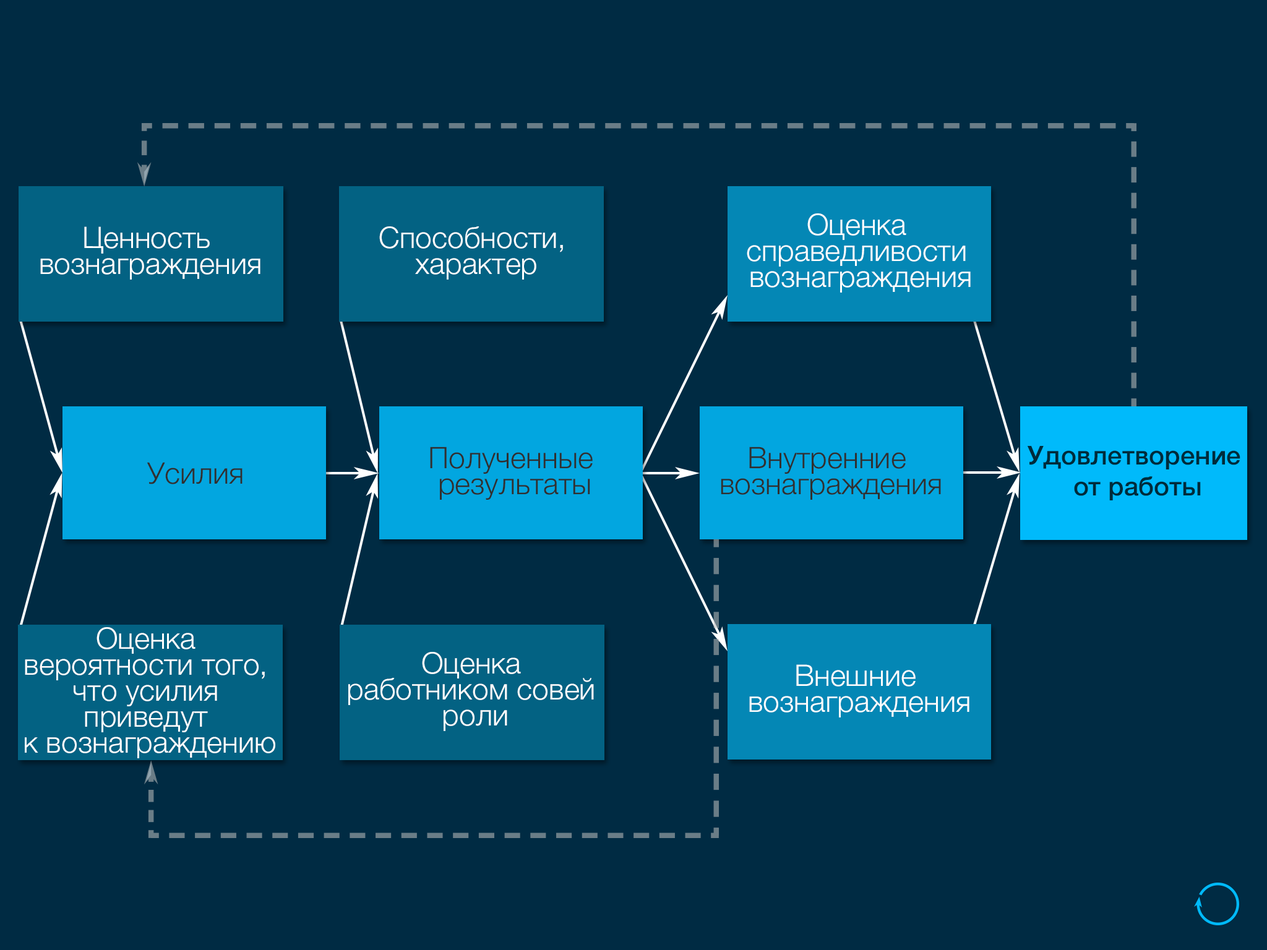
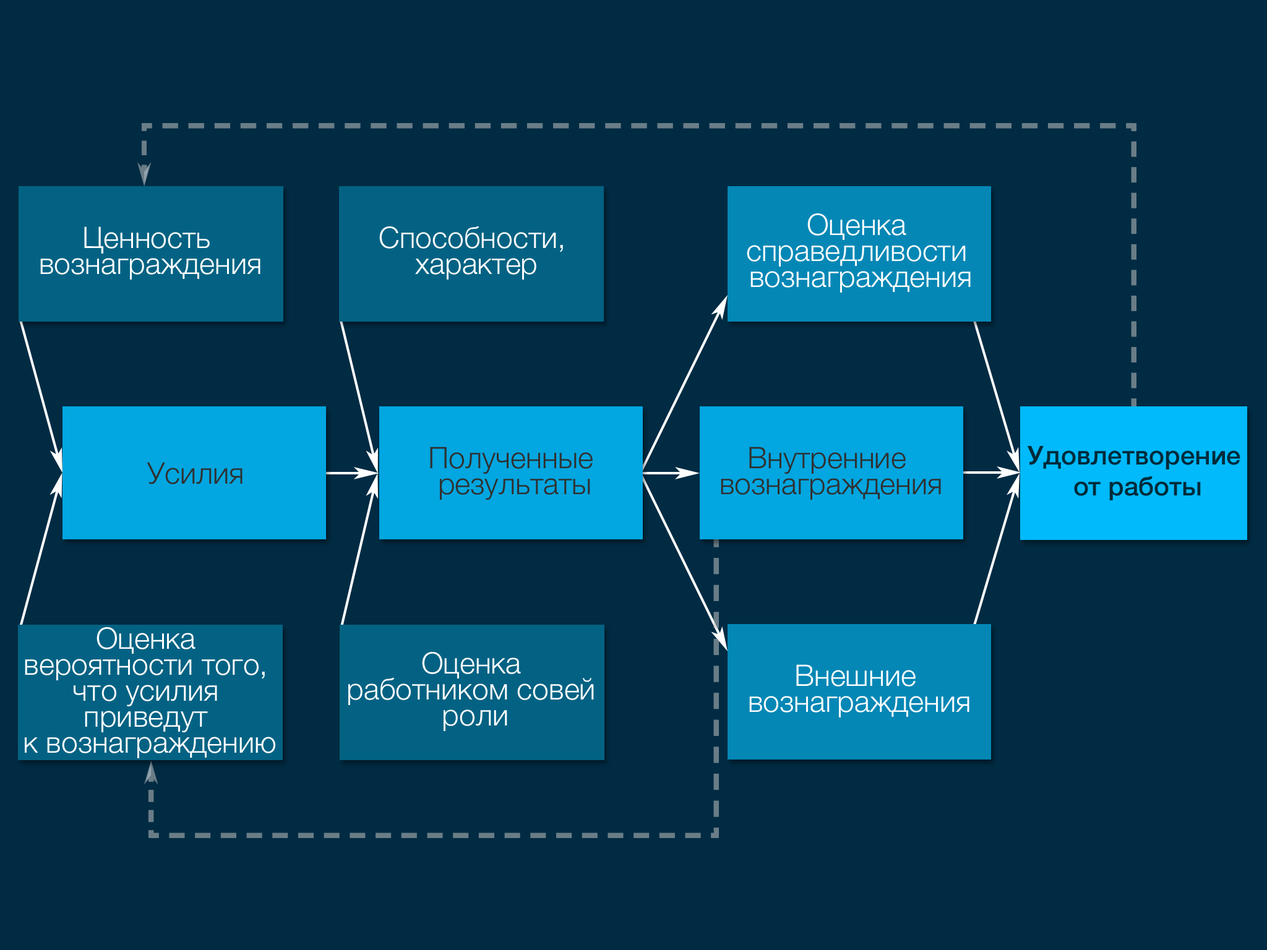
Comparing the layer stacks of the two (1267, 950) images. Changes:
renamed "Удовлетворение от работы" to "#c absolute", moved it above "#c absolute", painted on it over [1026, 445, 1241, 501]
removed layer "Rectangle 1" over [1026, 445, 1241, 501]
renamed "Ценность вознаграждения" to "#c absolute", painted on it over [40, 186, 261, 279]
renamed "Полученные результаты" to "#c absolute", painted on it over [429, 446, 593, 500]
renamed "Оценка справедливости вознаграждения" to "#c absolute", moved it above "#c absolute", painted on it over [746, 213, 971, 292]
renamed "Внутренние вознаграждения" to "#c absolute", painted on it over [713, 446, 941, 547]
renamed "Внешние вознаграждения" to "#c absolute", moved it above "#c absolute", painted on it over [749, 664, 970, 717]
renamed "Оценка вероятности того, что усилия приведут к вознагражден" to "#c absolute", moved it above "#c absolute", painted on it over [24, 627, 276, 768]
renamed "Способности, характер" to "#c absolute", moved it above "#c absolute", painted on it over [379, 226, 563, 275]
renamed "Оценка работником совей роли" to "#c absolute", moved it above "#line absolute", painted on it over [348, 651, 594, 727]
renamed "Vector Smart Object" to "#line absolute", moved it above "#line absolute", painted on it over [137, 128, 971, 292]
removed layer "Rectangle 1 copy 24" over [40, 186, 261, 279]
removed layer "Rectangle 1 copy 23" over [379, 226, 563, 275]
removed layer "Rectangle 1 copy 22" over [24, 627, 276, 758]
removed layer "Rectangle 1 copy 14" over [348, 651, 594, 727]
removed layer "Rectangle 1 copy 21" over [749, 664, 970, 717]
removed layer "Rectangle 1 copy 3" over [746, 213, 971, 292]
removed layer "Rectangle 1 copy" over [720, 446, 941, 500]
renamed "Vector Smart Object1" to "#line absolute", painted on it over [144, 539, 719, 833]
removed layer "Layer 0" over [24, 128, 1241, 926]
…and 7 more changes (2 added, 1 mask, 2 painted, 3 removed, 2 renamed, 1 stack)
